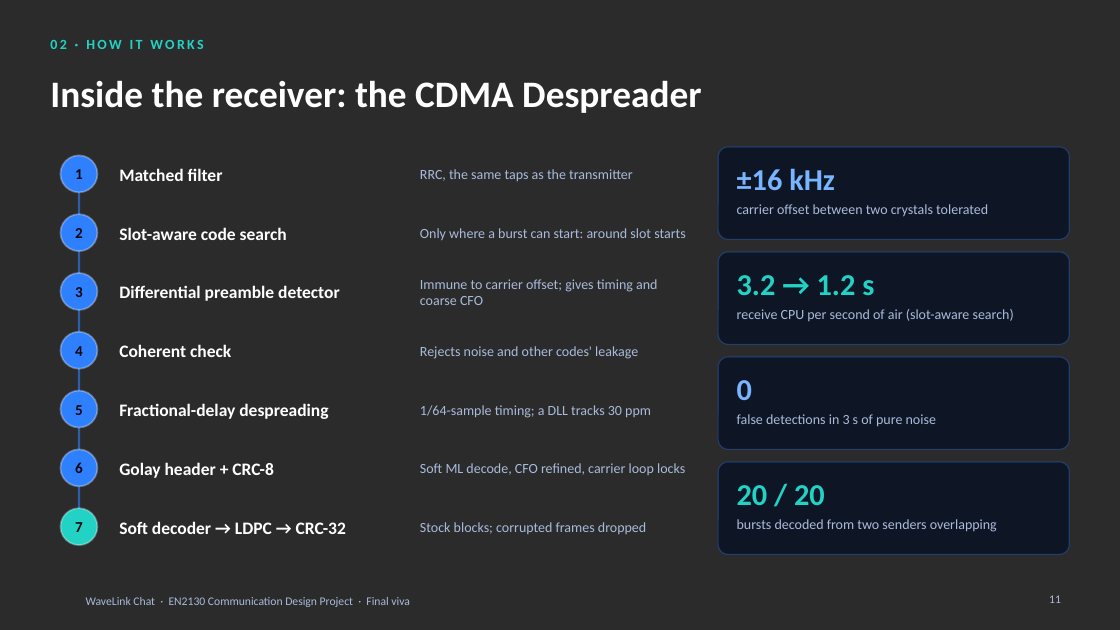
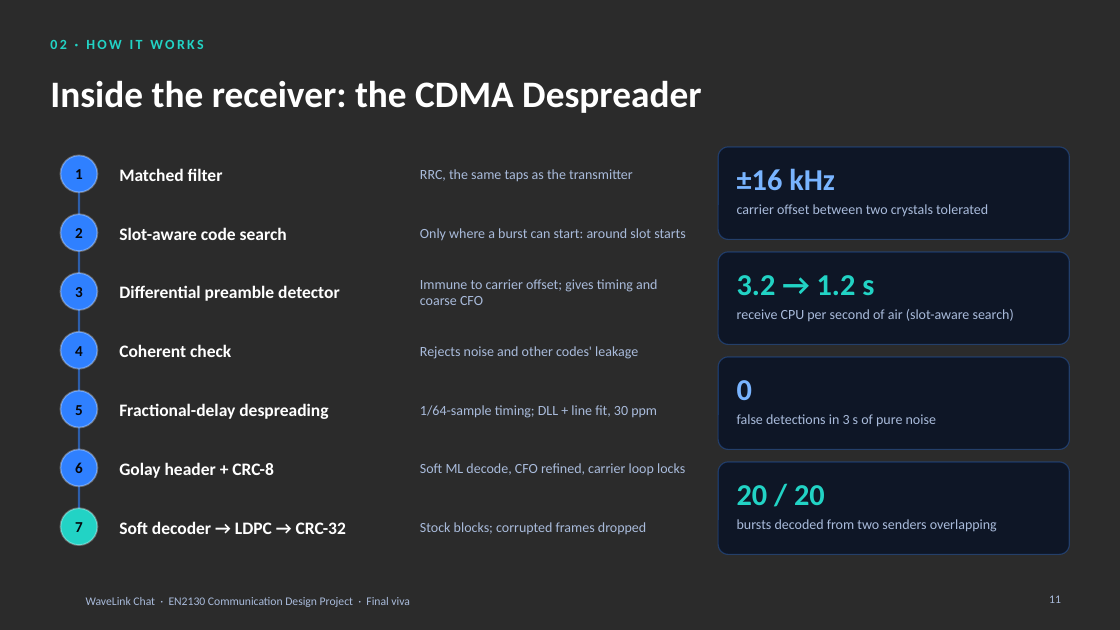
Before and after one commit to pxn-ai/WaveLink, a slide deck: slide 11 of WaveLink_App_Final/WaveLink_Chat_Final_Viva.pptx. Drawn at 1120x630 pixels with LibreOffice and Linux fonts; fonts in the diff are those of the drawing; background and template pictures are left out; a plain dark background stands for a picture behind light text. Boxes give left, top, right and bottom in pixels: in the first picture for what was removed or moved away, otherwise in the second. Text is boxed around its words. In the diff, an @@ line names an element or a change of style, - is before the commit and + after.

```diff
--- a/WaveLink_App_Final/WaveLink_Chat_Final_Viva.pptx
+++ b/WaveLink_App_Final/WaveLink_Chat_Final_Viva.pptx
@@ text at (x1=420, y1=405, x2=657, y2=418): text changed @@
-1/64-sample timing; a DLL tracks 30 ppm
+1/64-sample timing; DLL + line fit, 30 ppm
```
Also in this commit, not shown: 22 other slides changed, 6 other files.
